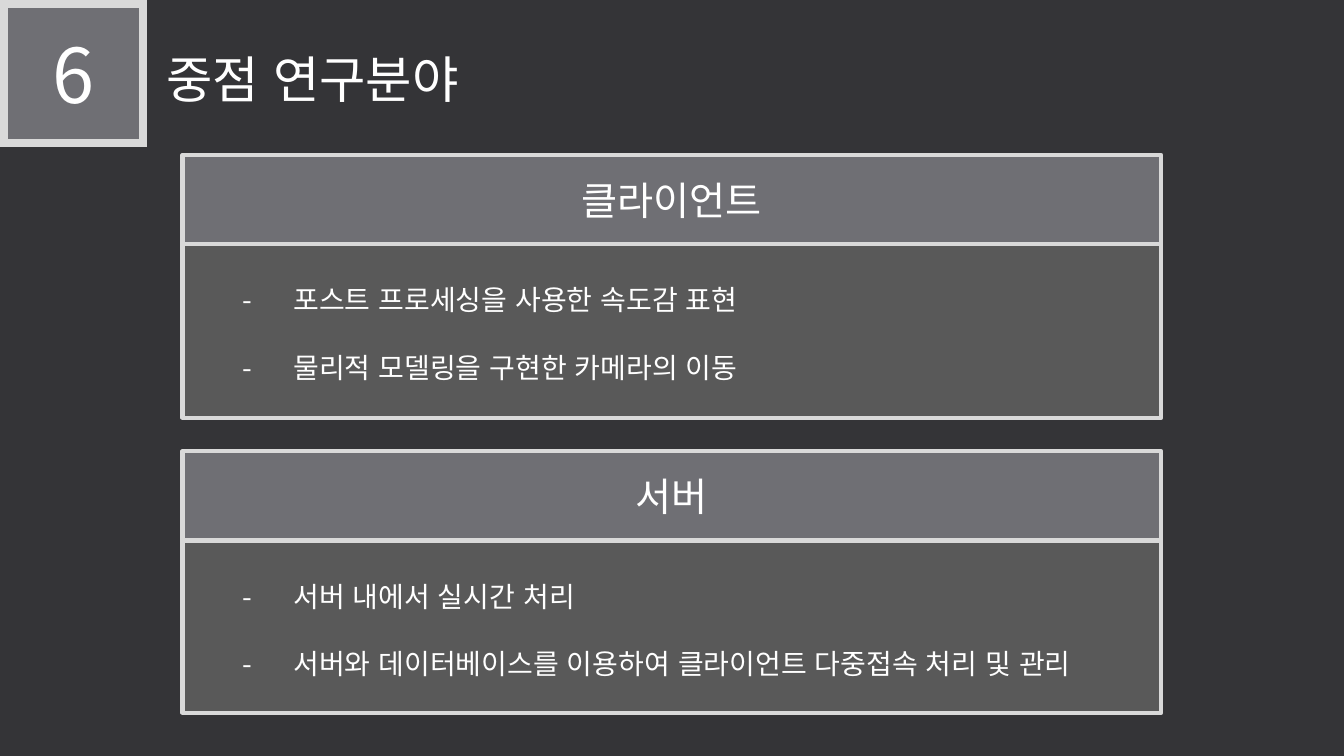
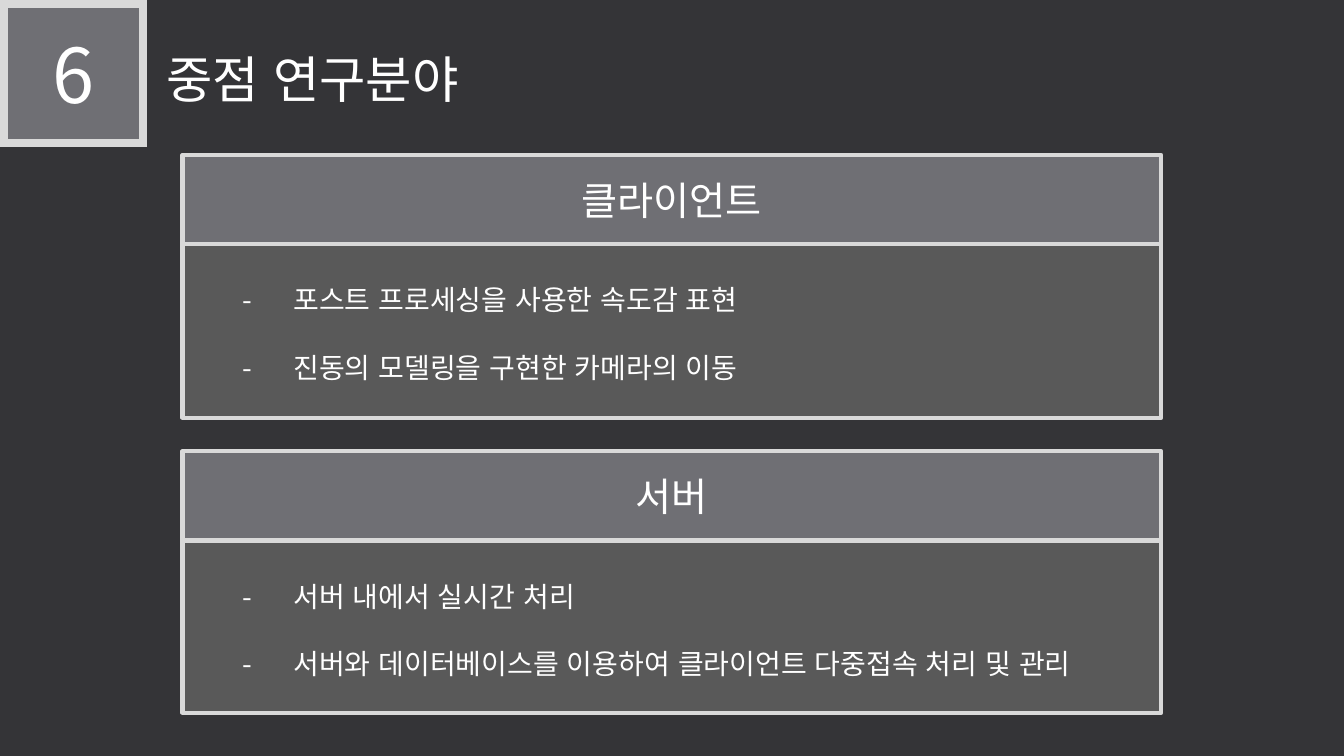
Before and after one commit to LEGO0937/Our_Project, a slide deck: slide 13 of 기획단계/졸작 제안서_최종수정중.pptx. Drawn at 1344x756 pixels with LibreOffice and Linux fonts; fonts in the diff are those of the drawing. Boxes give left, top, right and bottom in pixels: in the first picture for what was removed or moved away, otherwise in the second. Text is boxed around its words. In the diff, an @@ line names an element or a change of style, - is before the commit and + after.

Commit message:
기술적요소수정
물리적모델링->진동의모델링

```diff
--- a/기획단계/졸작 제안서_최종수정중.pptx
+++ b/기획단계/졸작 제안서_최종수정중.pptx
@@ text in rectangle at (293,355,738,380): text changed @@
-- 물리적 모델링을 구현한 카메라의 이동
+- 진동의 모델링을 구현한 카메라의 이동
```
Also in this commit, not shown: 3 other slides changed.
